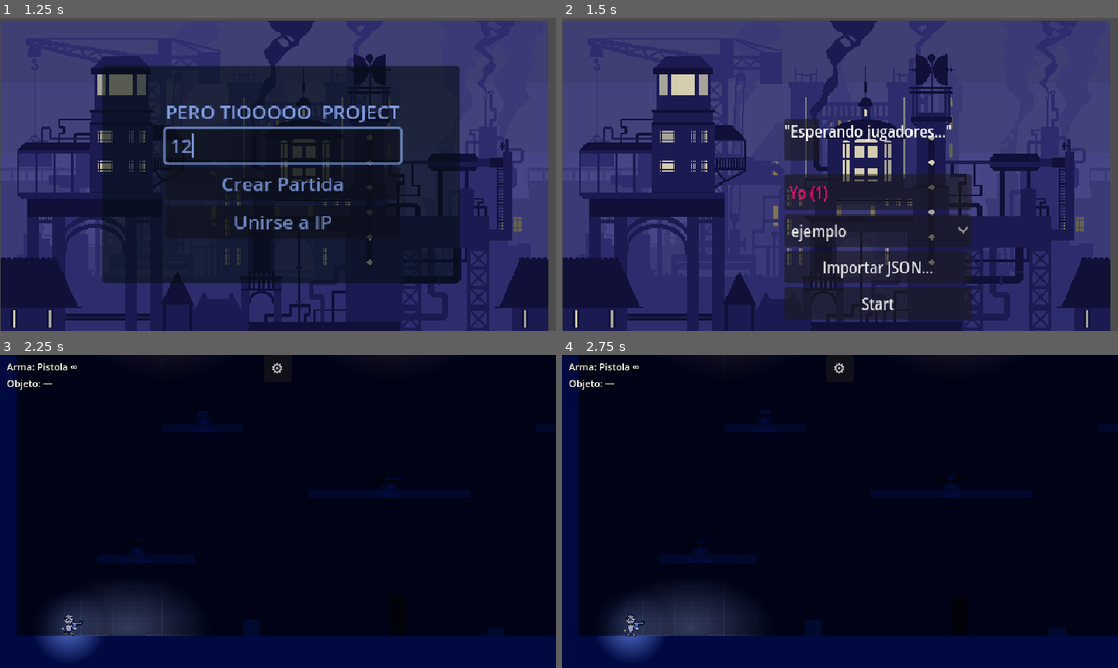
Above: before the commit, frames 1-4 (two rows, left to right).
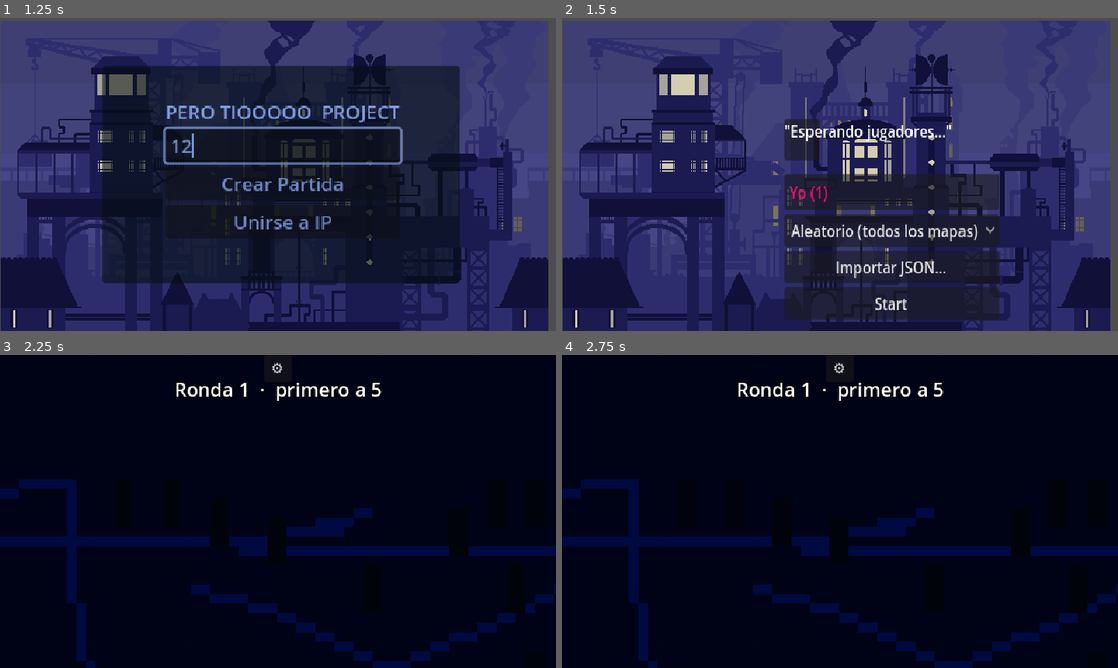
Above: after the commit, the same moments.

Repository: xNeku/godot-multiplayer-high-level
Game: Godot game, scene res://high_level_example/scenes/Menu.tscn
Same seed, same stepped clock (60 frames per second), same inputs: the game is played once before the commit and once after it.
Inputs (mouse positions are in pixels of both pictures, inside the frame that each line leads up to):
- Up to frame 1 (1.25 s): click (283, 146) at 0.52 s; type "12" at 0.6 s
- Up to frame 2 (1.5 s): click "Crear Partida" at 1.25 s
- Up to frame 3 (2.25 s): click "Start" at 2 s
- Up to frame 4 (2.75 s): no input

Frame 1 is identical in both runs. In frame 2, 3.2% of the frame differs, in the area x 41-79%, y 49-97%; in frame 3, 21%, in the area x 0-100%, y 0-100%; in frame 4, 21%.

Commit message:
Sistema de rondas
- RoundManager (autoload): ronda, margen de 3 s, empate sin puntos, +1 al ganador, -1 al primero en morir con 4+ jugadores, a 5 puntos fin de partida
- Muerte definitiva hasta la siguiente ronda; sin arma inicial; las kills no dan puntos
- Mapa nuevo cada ronda (JSON aleatorio sin repetir), enviado por el servidor
- Opcion 'Aleatorio' en el lobby, banner de ronda en pantalla

Co-Authored-By: Claude Sonnet 5.5 <noreply@anthropic.com>
Claude-Session: https://claude.ai/code/session_01V8Hjh6ByoFuysguaq7Lais

Diff:
--- a/high_level_example/scenes/high_level_example.tscn
+++ b/high_level_example/scenes/high_level_example.tscn
@@ -7,6 +7,7 @@
 [ext_resource type="Texture2D" uid="uid://bp8pdw0prviff" path="res://high_level_example/assets/TileSet/origbig.png" id="6_uc0g2"]
 [ext_resource type="PackedScene" uid="uid://b20qpy5kkk3t" path="res://high_level_example/scenes/GameOverUI.tscn" id="8_23wyo"]
 
+[ext_resource type="Script" path="res://high_level_example/scripts/round_hud.gd" id="14_rh"]
 [ext_resource type="PackedScene" path="res://high_level_example/scenes/MapaPruebas.tscn" id="9_mapaneku"]
 [ext_resource type="PackedScene" path="res://high_level_example/scenes/HudInventario.tscn" id="11_hud"]
 [ext_resource type="PackedScene" path="res://high_level_example/scenes/KillFeed.tscn" id="12_kf"]
@@ -47,6 +48,18 @@
 script = ExtResource("5_h3rma")
 
 
+[node name="BannerLabel" type="Label" parent="CanvasLayer"]
+anchors_preset = 5
+anchor_left = 0.5
+anchor_right = 0.5
+offset_left = -250.0
+offset_top = 24.0
+offset_right = 250.0
+offset_bottom = 56.0
+grow_horizontal = 2
+horizontal_alignment = 1
+script = ExtResource("14_rh")
+
 [node name="CanvasModulate" type="CanvasModulate" parent="." groups=["darkness"]]
 visible = false
 color = Color(0.00045617123, 0.05110582, 0.31305632, 1)
--- a/high_level_example/scenes/high_level_network_player.tscn
+++ b/high_level_example/scenes/high_level_network_player.tscn
@@ -46,7 +46,6 @@
 collision_layer = 2
 collision_mask = 9
 script = ExtResource("1_player")
-default_weapon = ExtResource("9_pistola")
 
 [node name="MultiplayerSynchronizer" type="MultiplayerSynchronizer" parent="."]
 replication_config = SubResource("SceneReplicationConfig_player")
--- a/high_level_example/scripts/GameManager.gd
+++ b/high_level_example/scripts/GameManager.gd
@@ -25,6 +25,14 @@
 	score_updated.emit(id, points)
 
 
+# Solo el servidor. Resta un punto (nunca baja de 0).
+func remove_point(player_id) -> int:
+	var id := str(player_id)
+	var points: int = maxi(scores.get(id, 0) - 1, 0)
+	_sync_score.rpc(id, points)
+	return points
+
+
 # Se llama en todos los peers al empezar partida
 func reset_scores() -> void:
 	scores.clear()
--- a/high_level_example/scripts/high_level_network_player.gd
+++ b/high_level_example/scripts/high_level_network_player.gd
@@ -167,6 +167,7 @@
 var _flip_facing: int = 1
 var _fx_flipping: bool = false
 var _dir: int = 0
+var _dead: bool = false
 var _jump_start_y: float = 0.0
 
 
@@ -195,6 +196,11 @@
 	set_multiplayer_authority(name.to_int())
 
 
+func _exit_tree() -> void:
+	if multiplayer.has_multiplayer_peer() and multiplayer.is_server() and not _dead:
+		RoundManager.player_left(name.to_int())
+
+
 func _ready() -> void:
 	add_to_group("emp_affected")
 	var is_mine: bool = is_multiplayer_authority()
@@ -224,6 +230,8 @@
 
 	if default_weapon:
 		equip_weapon(default_weapon, -1)
+	if multiplayer.is_server():
+		RoundManager.register_player(name.to_int())
 
 
 func _apply_stance_shape() -> void:
@@ -731,21 +739,15 @@
 # --- DAÑO Y VICTORIA ---
 
 func hit(shooter_id: int) -> void:
-	if not multiplayer.is_server():
-		return
-
-	# Matarte a ti mismo (granada propia...) no da punto a nadie
-	var current_points: int = GameManager.scores.get(str(shooter_id), 0)
-	if shooter_id != name.to_int():
-		current_points = GameManager.add_point(shooter_id)
+	if not multiplayer.is_server() or _dead:
+		return
+	# Muerte de un golpe. No hay reaparición: se vuelve en la siguiente ronda.
+	# (Los puntos los reparte RoundManager al acabar la ronda, no las kills.)
+	_dead = true
 	_drop_current_weapon(Vector2(randf_range(-80.0, 80.0), -200.0))
 	_drop_current_item(Vector2(randf_range(-80.0, 80.0), -200.0))
 	death_fx_rpc.rpc(shooter_id)
-
-	if current_points >= 10:
-		game_over_rpc.rpc(shooter_id)
-	else:
-		respawn_rpc.rpc()
+	RoundManager.player_died(name.to_int())
 
 
 # Efectos de muerte en todos los peers: cadáver que sale despedido, sangre/chispas,
@@ -776,6 +778,23 @@
 	var feed := get_tree().current_scene.get_node_or_null("KillFeed")
 	if feed:
 		feed.add_entry(shooter_id, name.to_int())
+	_set_dead_local()
+
+
+# Muerto hasta la siguiente ronda: sin cuerpo, sin luz, sin colisión, sin control
+func _set_dead_local() -> void:
+	_dead = true
+	visual.visible = false
+	hand_pivot.visible = false
+	aura.enabled = false
+	if flashlight:
+		flashlight.enabled = false
+	collision_layer = 0
+	_col.set_deferred("disabled", true)
+	velocity = Vector2.ZERO
+	if is_multiplayer_authority():
+		set_physics_process(false)
+		throw_arc.clear_points()
 
 
 func _burst_fx(dir: Vector2) -> void:
@@ -805,35 +824,6 @@
 	Engine.time_scale = 1.0
 
 
-@rpc("any_peer", "call_local", "reliable")
-func respawn_rpc() -> void:
-	# Al reaparecer se vuelve al arma por defecto con la munición llena
-	if default_weapon:
-		equip_weapon(default_weapon, -1)
-	current_item = null
-
-	if is_multiplayer_authority():
-		_aim_up = 0.0
-		stance = Stance.STAND
-		_flip_t = -1.0
-		visual.rotation = 0.0
-		_kb_sprint_dir = 0
-		global_position = GameManager.get_spawn_position()
-		velocity = Vector2.ZERO
-
-
-@rpc("any_peer", "call_local", "reliable")
-func game_over_rpc(winner_id: int) -> void:
-	var level := get_tree().current_scene
-	if level.has_method("end_game_sequence"):
-		level.end_game_sequence(winner_id)
-
-	if multiplayer.is_server():
-		get_tree().create_timer(5.0).timeout.connect(func():
-			multiplayer.multiplayer_peer.close()
-		)
-
-
 # --- OBJETO: LANZAR CON CARGA Y ARCO ---
 
 # Mantén el botón para cargar (el arco se alarga) y suéltalo para lanzar
--- a/high_level_example/scripts/high_level_player_spawner.gd
+++ b/high_level_example/scripts/high_level_player_spawner.gd
@@ -8,6 +8,8 @@
 
 	# Si soy el servidor, tengo que spawnear a los que YA están conectados (del Lobby)
 	if multiplayer.is_server():
+		# Margen para que los clientes terminen de cargar la escena (cambio de ronda)
+		await get_tree().create_timer(0.8).timeout
 		# 1. Spawneame a mí (Host)
 		spawn_player(1)
 
--- a/high_level_example/scripts/map_loader.gd
+++ b/high_level_example/scripts/map_loader.gd
@@ -457,8 +457,6 @@
 			if not f.ends_with(".tres"):
 				continue
 			var base := f.get_basename().to_lower()
-			if base == "pistola": # el arma inicial no se reparte por el mapa
-				continue
 			var res := load("%s/%s" % [dir_path, f])
 			if res is WeaponData or res is ItemData:
 				pool.append([base, res])
--- a/high_level_example/scripts/menu.gd
+++ b/high_level_example/scripts/menu.gd
@@ -61,8 +61,14 @@
 	# Iniciar juego para todos. Los mapas JSON viajan por la red (el cliente no
 	# tiene por qué tener el archivo).
 	var i := map_selector.selected
-	if i >= 0 and i < _entries.size() and _entries[i].has("json"):
-		var text := MapLoader.read_text(_entries[i]["json"])
+	if i >= 0 and i < _entries.size() and _entries[i].has("random"):
+		var text := RoundManager.pick_first_map("")
+		if text == "":
+			push_warning("No hay mapas JSON para el modo aleatorio")
+			return
+		rpc("start_game_rpc", "", text)
+	elif i >= 0 and i < _entries.size() and _entries[i].has("json"):
+		var text := RoundManager.pick_first_map(_entries[i]["json"])
 		if text == "" or MapLoader.parse(text).is_empty():
 			push_warning("Mapa JSON no válido: " + str(_entries[i]["json"]))
 			return
@@ -78,6 +84,8 @@
 func _rebuild_map_list(select_path: String = "") -> void:
 	map_selector.clear()
 	_entries.clear()
+	map_selector.add_item("Aleatorio (todos los mapas)")
+	_entries.append({"random": true})
 	for m in MapLoader.list_maps():
 		var tag := "" if m["official"] else "(custom) "
 		map_selector.add_item(tag + m["name"])
@@ -152,6 +160,7 @@
 @rpc("call_local", "reliable")
 func start_game_rpc(scene_path: String, map_json: String = ""):
 	GameManager.reset_scores()
+	RoundManager.begin_match()
 	GameManager.selected_map_json = map_json
 	# Mapa de escena antiguo (solo si es uno de los del menú) o JSON recibido por red
 	GameManager.selected_map_path = ""
--- /dev/null
+++ b/high_level_example/scripts/round_hud.gd
@@ -0,0 +1,23 @@
+extends Label
+# Mensajes grandes de la ronda en el centro de la pantalla ("Ronda 3", "Gana el jugador 1 (+1)"...).
+
+var _tween: Tween
+
+
+func _ready() -> void:
+	text = ""
+	add_theme_font_size_override("font_size", 22)
+	add_theme_constant_override("outline_size", 5)
+	add_theme_color_override("font_outline_color", Color.BLACK)
+	RoundManager.banner.connect(show_banner)
+	show_banner("Ronda %d  ·  primero a %d" % [RoundManager.round_number, RoundManager.POINTS_TO_WIN], 2.5)
+
+
+func show_banner(msg: String, seconds: float) -> void:
+	text = msg
+	modulate.a = 1.0
+	if _tween:
+		_tween.kill()
+	_tween = create_tween()
+	_tween.tween_interval(maxf(seconds - 0.5, 0.2))
+	_tween.tween_property(self, "modulate:a", 0.0, 0.5)
--- /dev/null
+++ b/high_level_example/scripts/round_manager.gd
@@ -0,0 +1,189 @@
+extends Node
+# Autoload. Sistema de rondas (lo decide el servidor, los demás reciben por RPC).
+#
+# Flujo: se aparece sin nada en la mano, se coge lo que hay por el mapa y se juega.
+# Cuando solo queda un jugador vivo la ronda no acaba al instante: hay END_GRACE
+# segundos de margen, y si el último muere en ese tiempo nadie se lleva el punto.
+# El superviviente gana +1 punto y se pasa a otro mapa. Gana quien llegue antes
+# a POINTS_TO_WIN.
+
+signal banner(text: String, seconds: float)
+
+const MapLoader := preload("res://high_level_example/scripts/map_loader.gd")
+const GAME_SCENE: String = "res://high_level_example/scenes/high_level_example.tscn"
+
+const POINTS_TO_WIN: int = 5
+# Margen entre que queda uno vivo y que acaba la ronda (segundos)
+const END_GRACE: float = 3.0
+# Pausa mostrando el resultado antes de la siguiente ronda
+const BETWEEN_TIME: float = 3.0
+# Con este número de jugadores o más, el primero en morir pierde 1 punto
+const PENALTY_MIN_PLAYERS: int = 4
+
+enum State { IDLE, PLAYING, ENDING, BETWEEN, OVER }
+
+var round_number: int = 0
+var state: int = State.IDLE
+
+# Solo en el servidor
+var _alive: Array[int] = []
+var _peak: int = 0 # máximo de jugadores vivos a la vez en esta ronda
+var _first_dead: int = -1
+var _used_maps: Array[String] = []
+var _current_map_path: String = ""
+var _end_timer: SceneTreeTimer
+
+
+# --- Partida ---
+
+# Lo llama el menú en TODOS los peers al empezar la partida
+func begin_match() -> void:
+	round_number = 1
+	state = State.IDLE
+	_reset_round_state()
+
+
+# El host elige el mapa de la primera ronda ("" = aleatorio entre los JSON).
+# Devuelve el texto del JSON, o "" si no hay.
+func pick_first_map(path: String) -> String:
+	_used_maps.clear()
+	if path == "":
+		return _pick_random_map()
+	_current_map_path = path
+	_used_maps.append(path)
+	return MapLoader.read_text(path)
+
+
+func _reset_round_state() -> void:
+	_alive.clear()
+	_peak = 0
+	_first_dead = -1
+	if _end_timer:
+		_end_timer = null
+
+
+# --- Registro de jugadores (servidor) ---
+
+func register_player(id: int) -> void:
+	if not multiplayer.is_server() or state == State.OVER:
+		return
+	if not _alive.has(id):
+		_alive.append(id)
+	_peak = maxi(_peak, _alive.size())
+	if state != State.PLAYING and state != State.ENDING:
+		state = State.PLAYING
+
+
+# Se fue (desconexión) o se borró el nodo
+func player_left(id: int) -> void:
+	if not multiplayer.is_server():
+		return
+	_remove_alive(id, false)
+
+
+# El servidor llama esto cuando un jugador muere
+func player_died(id: int) -> void:
+	if not multiplayer.is_server():
+		return
+	_remove_alive(id, true)
+
+
+func _remove_alive(id: int, died: bool) -> void:
+	if not _alive.has(id):
+		return
+	_alive.erase(id)
+	if died and _first_dead == -1:
+		_first_dead = id
+	_check_round_end()
+
+
+func _check_round_end() -> void:
+	if state != State.PLAYING and state != State.ENDING:
+		return
+	# Con un solo jugador (pruebas) la ronda nunca acaba
+	if _peak < 2:
+		return
+	if _alive.size() <= 1 and state == State.PLAYING:
+		state = State.ENDING
+		if _alive.size() == 1:
+			_banner.rpc("¡Último en pie!", END_GRACE)
+		_end_timer = get_tree().create_timer(END_GRACE)
+		_end_timer.timeout.connect(_resolve_round.bind(_end_timer))
+	elif _alive.size() == 0 and state == State.ENDING:
+		# El último murió dentro del margen: no hay ganador
+		_banner.rpc("Empate, nadie suma", END_GRACE)
+
+
+func _resolve_round(timer: SceneTreeTimer) -> void:
+	if timer != _end_timer or state != State.ENDING:
+		return
+	state = State.BETWEEN
+	var winner: int = _alive[0] if _alive.size() == 1 else -1
+	var text := "Empate, nadie suma"
+	if winner != -1:
+		var pts: int = GameManager.add_point(winner)
+		text = "Gana el jugador %d  (+1)" % winner
+		if _peak >= PENALTY_MIN_PLAYERS and _first_dead != -1 and _first_dead != winner:
+			GameManager.remove_point(_first_dead)
+		if pts >= POINTS_TO_WIN:
+			state = State.OVER
+			_game_over.rpc(winner)
+			return
+	_banner.rpc(text, BETWEEN_TIME)
+	await get_tree().create_timer(BETWEEN_TIME).timeout
+	if state == State.BETWEEN:
+		_next_round()
+
+
+func _next_round() -> void:
+	var text := _pick_random_map()
+	_start_round.rpc(text)
+
+
+# Mapa JSON al azar que no se haya usado (cuando se agotan, se vuelve a empezar).
+func _pick_random_map() -> String:
+	var all: Array = MapLoader.list_maps()
+	if all.is_empty():
+		return ""
+	var free: Array = all.filter(func(m): return not _used_maps.has(m["path"]))
+	if free.is_empty():
+		_used_maps.clear()
+		if _current_map_path != "":
+			_used_maps.append(_current_map_path)
+		free = all.filter(func(m): return not _used_maps.has(m["path"]))
+		if free.is_empty():
+			free = all # solo hay un mapa
+	var m: Dictionary = free.pick_random()
+	_current_map_path = m["path"]
+	_used_maps.append(m["path"])
+	return MapLoader.read_text(m["path"])
+
+
+# --- RPC (el servidor manda, todos reciben) ---
+
+@rpc("authority", "call_local", "reliable")
+func _start_round(map_json: String) -> void:
+	round_number += 1
+	_reset_round_state()
+	state = State.IDLE
+	if map_json != "":
+		GameManager.selected_map_json = map_json
+		GameManager.selected_map_path = ""
+	get_tree().change_scene_to_file(GAME_SCENE)
+
+
+@rpc("authority", "call_local", "reliable")
+func _banner(text: String, seconds: float) -> void:
+	banner.emit(text, seconds)
+
+
+@rpc("authority", "call_local", "reliable")
+func _game_over(winner_id: int) -> void:
+	state = State.OVER
+	var level := get_tree().current_scene
+	if level.has_method("end_game_sequence"):
+		level.end_game_sequence(winner_id)
+	if multiplayer.is_server():
+		get_tree().create_timer(5.0).timeout.connect(func():
+			multiplayer.multiplayer_peer.close()
+		)
--- a/project.godot
+++ b/project.godot
@@ -19,6 +19,7 @@
 
 HighLevelNetworkHandler="*res://high_level_example/scripts/high_level_network_handler.gd"
 GameManager="*res://high_level_example/scripts/GameManager.gd"
+RoundManager="*res://high_level_example/scripts/round_manager.gd"
 
 [display]
 
Not shown, changed: DISENO.md
Not shown, changed: ROADMAP.md
